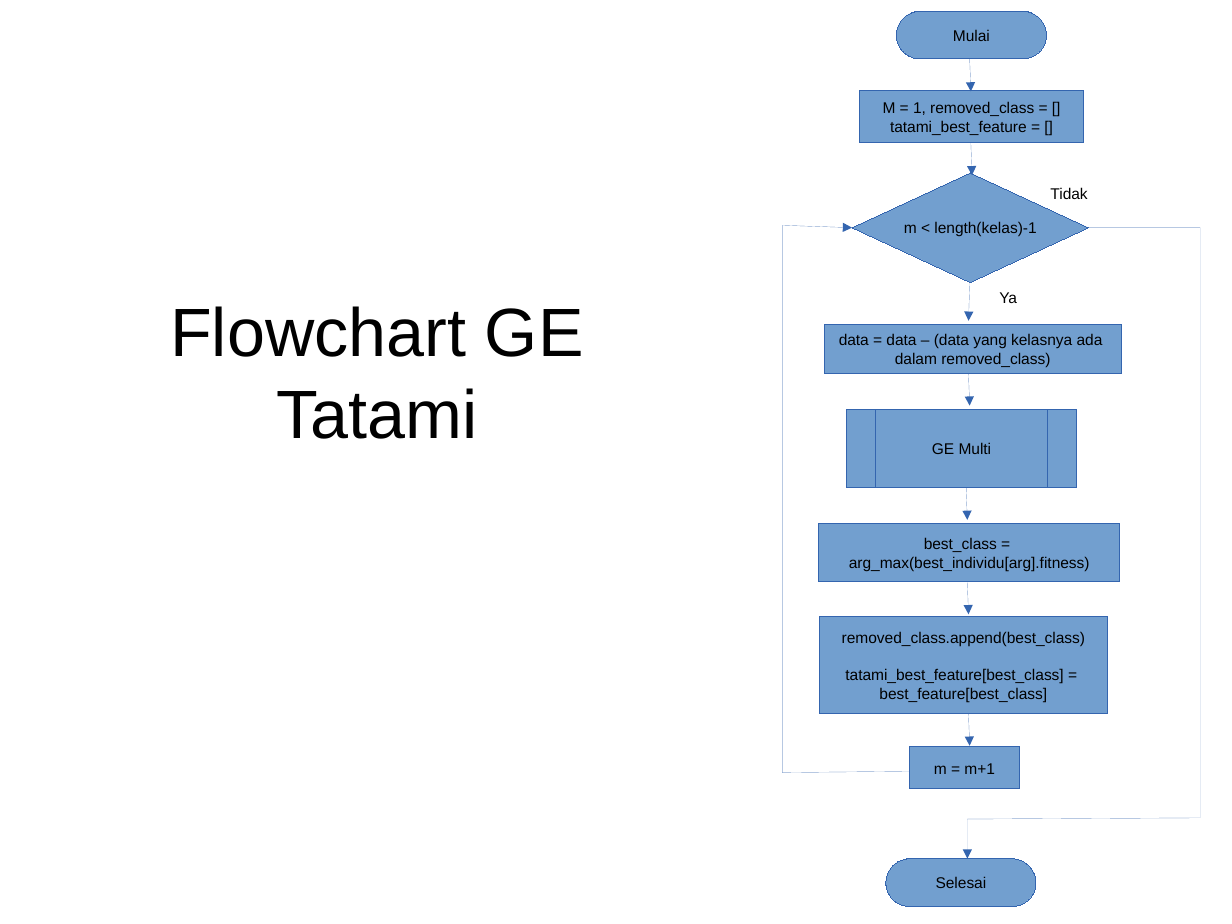
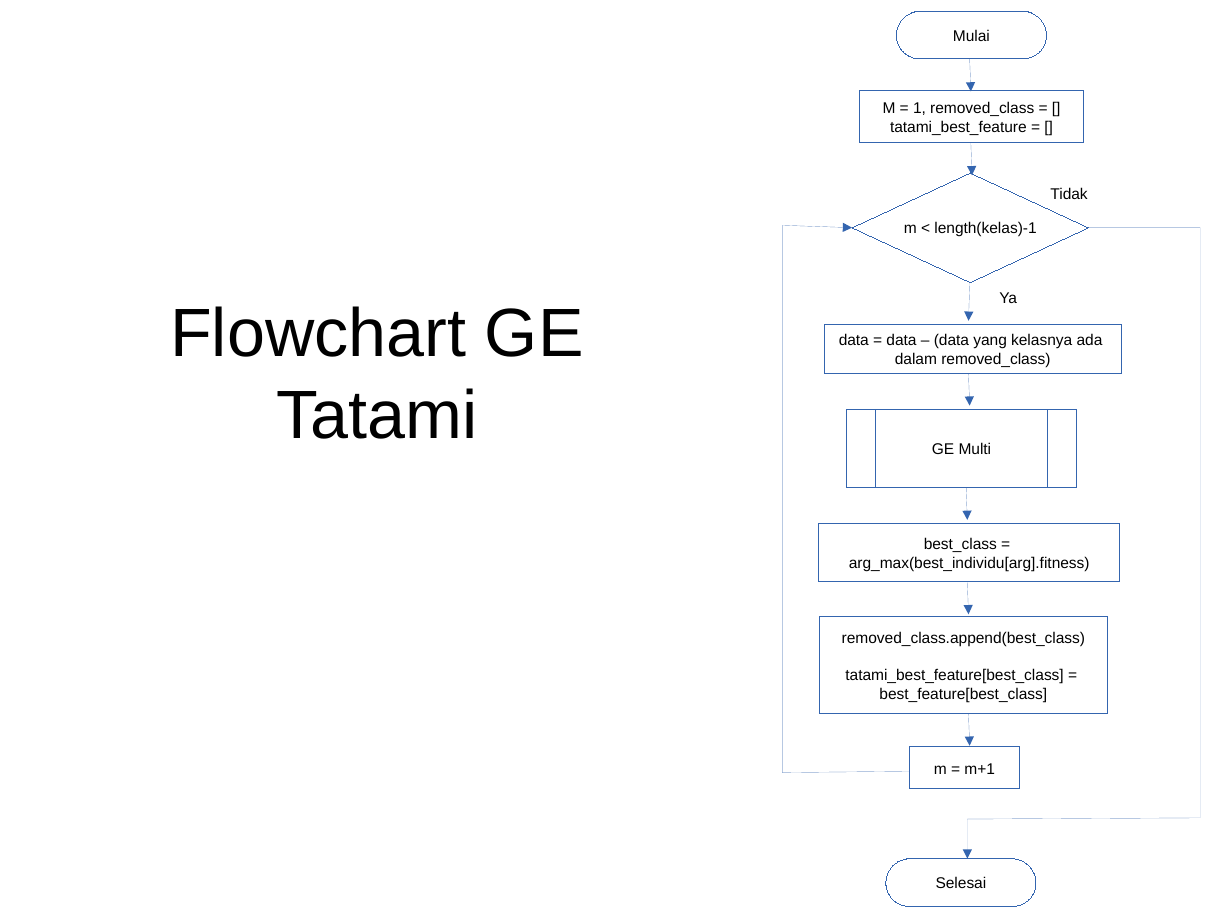
Before and after one commit to goFrendiAsgard/feature-extractor, a slide deck: slide 18 of report/pra-thesis.odp. Drawn at 1232x924 pixels with LibreOffice and Linux fonts; fonts in the diff are those of the drawing. Boxes give left, top, right and bottom in pixels: in the first picture for what was removed or moved away, otherwise in the second. Text is boxed around its words. In the diff, an @@ line names an element or a change of style, - is before the commit and + after.

Commit message:
fix slide

```diff
--- a/report/pra-thesis.odp
+++ b/report/pra-thesis.odp
@@ fill #729FCF to none in 9 elements at [897,11,1046,59], [887,859,1036,907], [860,91,1084,143], [853,173,1089,283], [825,324,1122,373], [846,409,1077,487], [818,523,1120,581], [819,617,1107,713], [910,747,1021,789] @@
```
Also in this commit, not shown: 5 other files.
